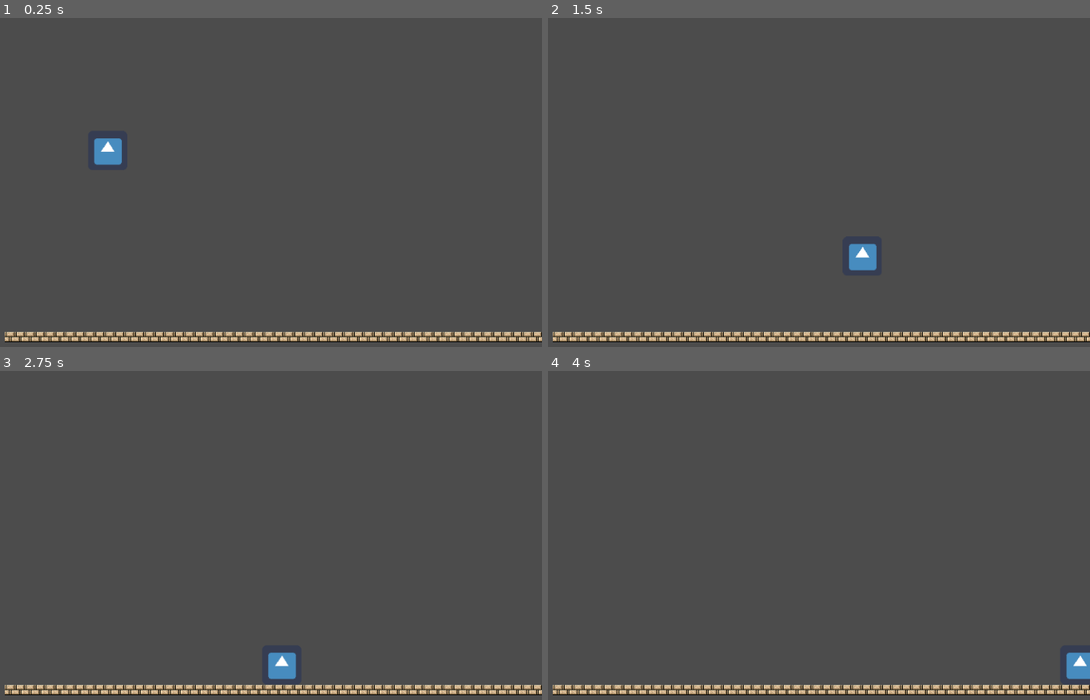
Above: before the commit, frames 1-4 (two rows, left to right).
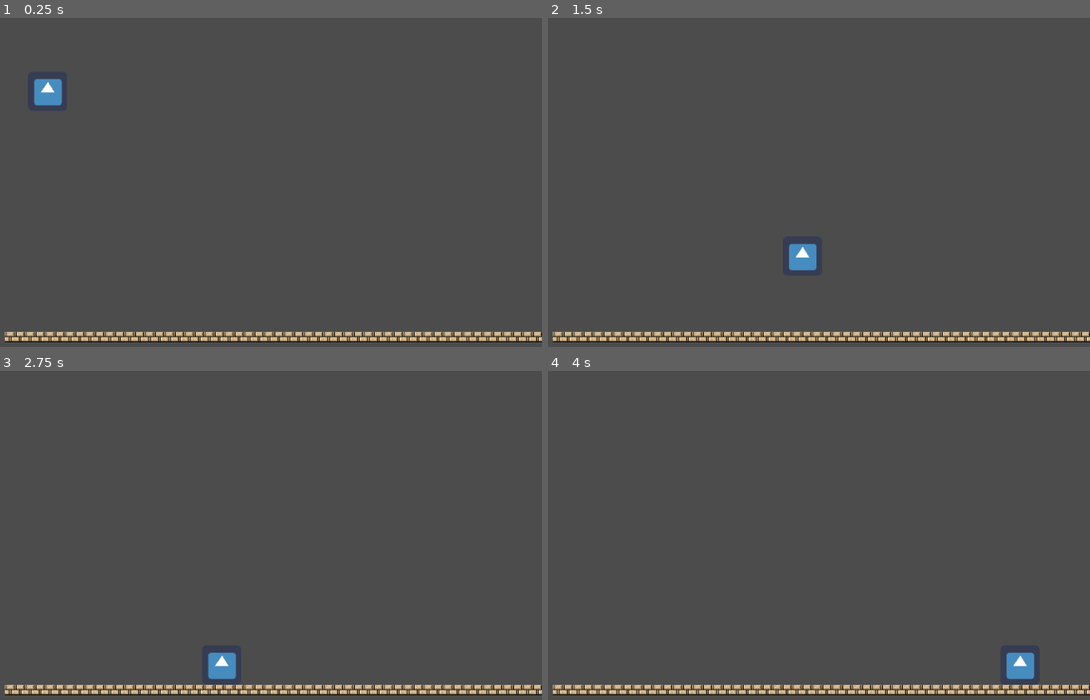
Above: after the commit, the same moments.

Repository: Draikon/TheLittleTechniker
Game: Godot game, scene res://Game.tscn
Two runs of this game, one before a commit and one after it. Both use one fixed random seed, a clock stepped at 60 frames per second and the inputs below. The project has no main scene, so this scene is started directly. The engine's default icon, where the game draws it, is replaced by a stand-in: a white triangle on a blue panel in a dark square.
Inputs:
- Up to frame 1 (0.25 s): no input
- Up to frame 2 (1.5 s): hold Right (ui_right) from 0.53 s (still down); tap Space (ui_select) at 0.77 s
- Up to frame 3 (2.75 s): tap Space (ui_select) at 1.52 s; release Right (ui_right) at 2.03 s; hold Left (ui_left) from 2.03 s (still down)
- Up to frame 4 (4 s): release Left (ui_left) at 2.78 s; hold Right (ui_right) from 2.78 s (still down); tap Space (ui_select) at 3.02, 3.77 s

The runs differ from the first frame. In frame 1, 0.8% of the frame differs, in the area x 6-23%, y 18-45%; in frame 2, 0.8%; in frame 3, 0.8%, in the area x 38-55%, y 85-94%; in frame 4, 0.8%.

Commit message:
Flower Power

Diff:
--- /dev/null
+++ b/Flower.gd
@@ -0,0 +1,16 @@
+extends RigidBody2D
+
+
+# Declare member variables here. Examples:
+# var a = 2
+# var b = "text"
+
+
+# Called when the node enters the scene tree for the first time.
+func _ready():
+	pass # Replace with function body.
+
+
+# Called every frame. 'delta' is the elapsed time since the previous frame.
+#func _process(delta):
+#	pass
--- /dev/null
+++ b/Flower.tscn
@@ -0,0 +1,17 @@
+[gd_scene load_steps=4 format=2]
+
+[ext_resource path="res://rose.png" type="Texture" id=1]
+[ext_resource path="res://Flower.gd" type="Script" id=2]
+
+[sub_resource type="RectangleShape2D" id=1]
+extents = Vector2( 28, 41 )
+
+[node name="Flower" type="RigidBody2D"]
+script = ExtResource( 2 )
+
+[node name="Sprite" type="Sprite" parent="."]
+scale = Vector2( 0.2, 0.2 )
+texture = ExtResource( 1 )
+
+[node name="CollisionShape2D" type="CollisionShape2D" parent="."]
+shape = SubResource( 1 )
--- a/Game.tscn
+++ b/Game.tscn
@@ -56,6 +56,7 @@
 [node name="Game" type="Node"]
 
 [node name="Player" parent="." instance=ExtResource( 1 )]
+position = Vector2( 69, 57 )
 
 [node name="Area2D" type="StaticBody2D" parent="."]
 position = Vector2( 516, 615.5 )
--- a/Player.gd
+++ b/Player.gd
@@ -1,4 +1,6 @@
 extends KinematicBody2D
+
+var flower = preload("res://Flower.tscn");
 
 var run_speed = 350
 var jump_speed = -1000
@@ -11,6 +13,7 @@
 	var right = Input.is_action_pressed('ui_right')
 	var left = Input.is_action_pressed('ui_left')
 	var jump = Input.is_action_just_pressed('ui_select')
+	var shoot = Input.is_action_just_pressed("ui_down")
 
 	if is_on_floor() and jump:
 		velocity.y = jump_speed
@@ -18,8 +21,21 @@
 		velocity.x += run_speed
 	if left:
 		velocity.x -= run_speed
+	if shoot:
+		shoot()
 
 func _physics_process(delta):
 	velocity.y += gravity * delta
 	get_input()
 	velocity = move_and_slide(velocity, Vector2(0, -1))
+
+func shoot():
+	var f = flower.instance();
+	f.position.x = self.position.x + 50
+	f.position.y = self.position.y - 50
+	f.linear_velocity =  Vector2(300, -300)
+	f.gravity_scale = 10
+
+	self.get_parent().add_child(f);
+
+	pass
--- a/Player.tscn
+++ b/Player.tscn
@@ -7,13 +7,14 @@
 extents = Vector2( 31.5, 31.5 )
 
 [node name="Player" type="KinematicBody2D"]
+rotation = 0.785398
 script = ExtResource( 1 )
 
 [node name="CollisionShape2D" type="CollisionShape2D" parent="."]
-position = Vector2( 165.5, 152.5 )
+rotation = 0.785398
 shape = SubResource( 1 )
 
 [node name="Sprite" type="Sprite" parent="."]
-position = Vector2( 165.5, 152.5 )
+rotation = -0.785398
 scale = Vector2( 0.984375, 0.984375 )
 texture = ExtResource( 2 )
Binary file removed: 20-202320_mario-sprite-png-mario-8-bits-transparent-png.png
Not shown, removed: 20-202320_mario-sprite-png-mario-8-bits-transparent-png.png.import
Binary file removed: 822-8228828_mario-tile-sprite-sheet.png
Binary file added: rose.png
Not shown, changed: rose.png.import
